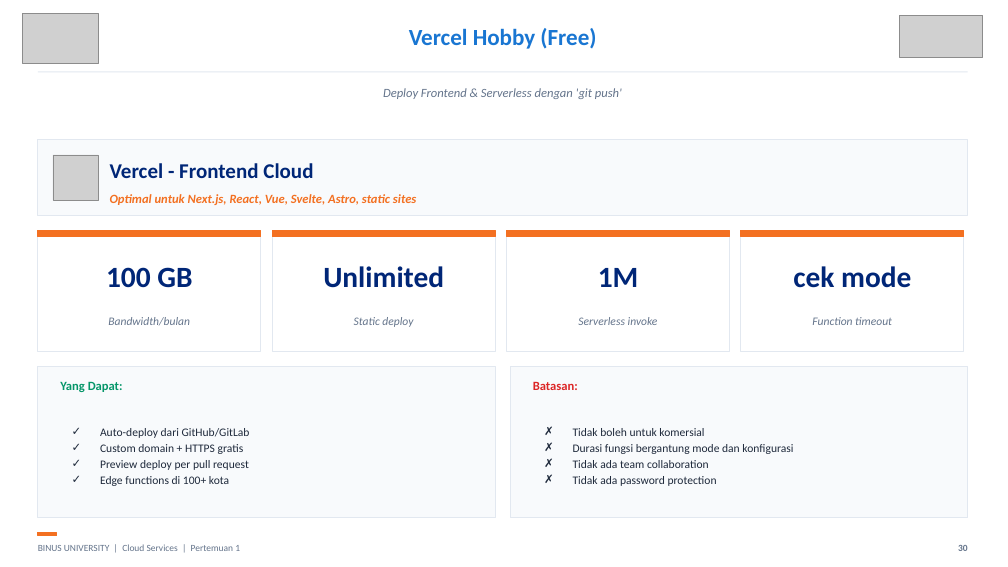
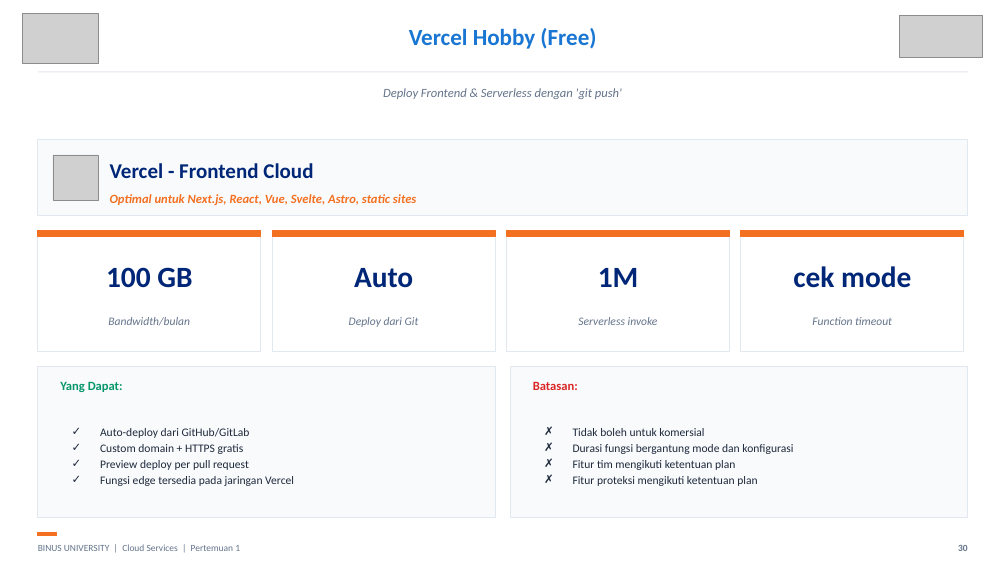
Before and after one commit to SeedFlora/meet1CloudService, a slide deck: slide 30 of slides/Teori_Pertemuan_01.pptx. Drawn at 1008x567 pixels with LibreOffice and Linux fonts; fonts in the diff are those of the drawing; grey boxes stand for pictures. Boxes give left, top, right and bottom in pixels: in the first picture for what was removed or moved away, otherwise in the second. Text is boxed around its words. In the diff, an @@ line names an element or a change of style, - is before the commit and + after.

```diff
--- a/slides/Teori_Pertemuan_01.pptx
+++ b/slides/Teori_Pertemuan_01.pptx
@@ text at [354,268,413,288]: text changed @@
-Unlimited
+Auto
@@ text at [349,317,419,327]: text changed @@
-Static deploy
+Deploy dari Git
@@ text at [100,476,294,486]: text changed @@
-✓ Edge functions di 100+ kota
+✓ Fungsi edge tersedia pada jaringan Vercel
@@ text at [573,460,757,486]: text changed @@
-✗ Tidak ada team collaboration
-✗ Tidak ada password protection
+✗ Fitur tim mengikuti ketentuan plan
+✗ Fitur proteksi mengikuti ketentuan plan
```
Also in this commit, not shown: 4 other slides changed.
